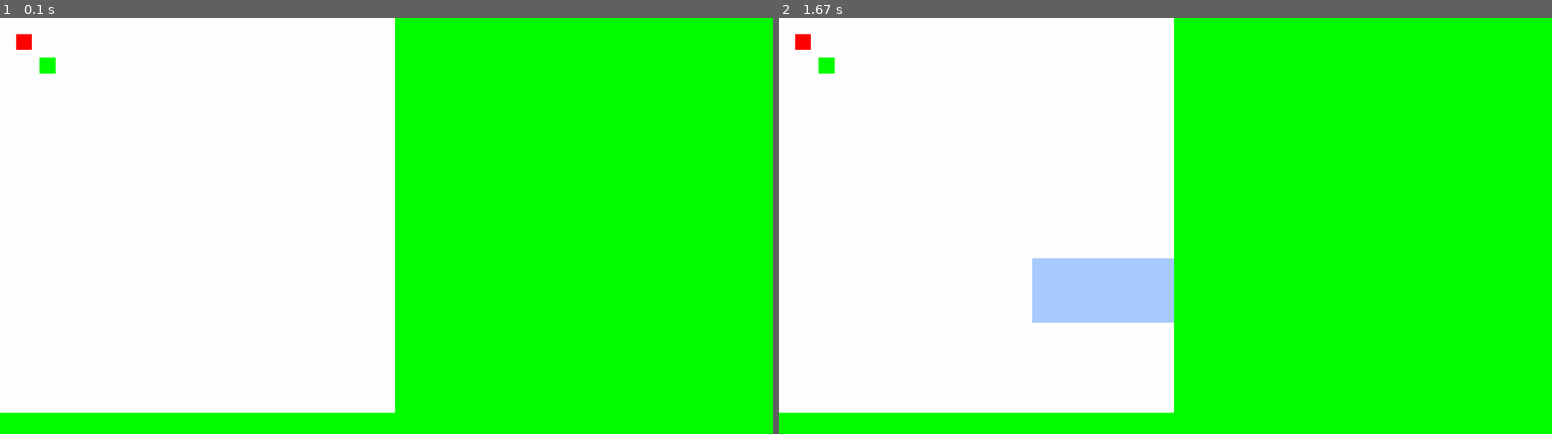
Above: before the commit, frames 1-2 (left to right).
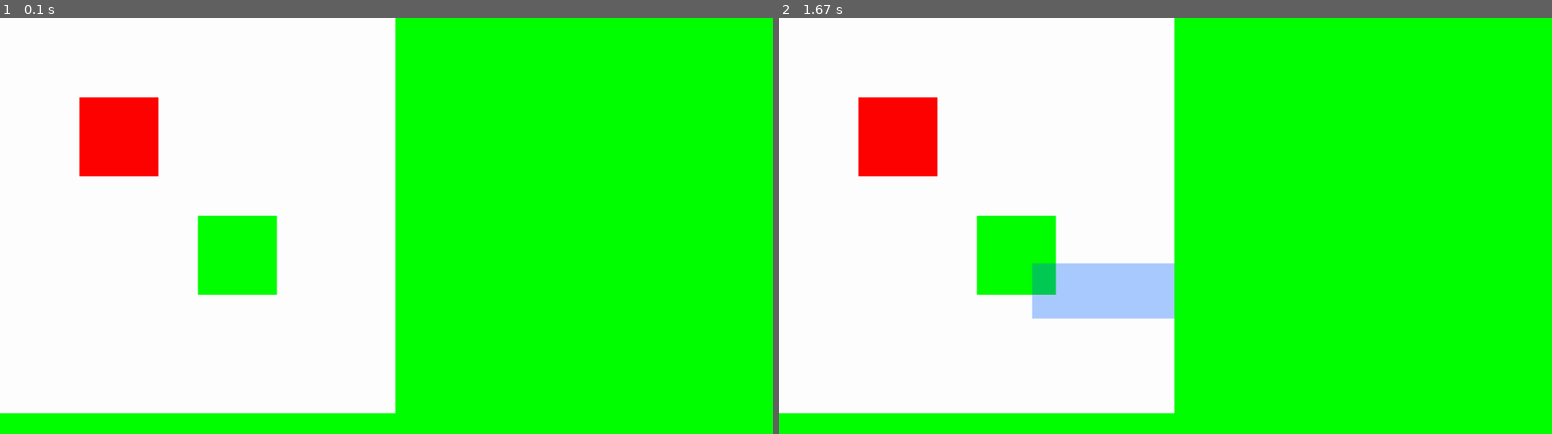
Above: after the commit, the same moments.

Repository: SimonXVB/Pixit
Game: pygame game, started from main.py
The game is run twice, just before and just after one commit, with the same random seed, the same clock (stepped at 60 frames per second) and the same inputs.
Inputs (mouse positions are in pixels of both pictures, inside the frame that each line leads up to):
- Up to frame 1 (0.1 s): no input
- Up to frame 2 (1.67 s): press the mouse at (1034, 325) at 0.37 s; move the mouse to (1157, 288) at 0.47 s; release the mouse at (1273, 259) at 0.6 s

The runs differ from the first frame. In frame 1, 4.4% of the frame differs, in the area x 0-52%, y 0-96%; in frame 2, 4.9%.

Commit message:
implemented pasting

Diff:
--- a/Classes/draw.py
+++ b/Classes/draw.py
@@ -3,26 +3,24 @@
 from typing import TYPE_CHECKING
 
 if TYPE_CHECKING:
-    import main
     import canvas
 
 class Draw:
-    def __init__(self, canvas: "canvas.Canvas", main: "main.Main") -> None:
-        self.main = main
+    def __init__(self, canvas: "canvas.Canvas") -> None:
         self.canvas = canvas
 
     def get_pixel_coords(self, event) -> dict[str, int] | None:
-        GRID_X = floor((event.pos[0] - self.canvas.offset_x) / self.main.scale)
-        GRID_Y = floor((event.pos[1] - self.canvas.offset_y) / self.main.scale)
+        GRID_X = floor((event.pos[0] - self.canvas.offset_x) / self.canvas.scale)
+        GRID_Y = floor((event.pos[1] - self.canvas.offset_y) / self.canvas.scale)
 
-        if GRID_X < 0 or GRID_X > self.main.canvas_width: return
-        if GRID_Y < 0 or GRID_Y > self.main.canvas_height: return
+        if GRID_X < 0 or GRID_X > self.canvas.canvas_width: return
+        if GRID_Y < 0 or GRID_Y > self.canvas.canvas_height: return
 
-        start_x: int = floor(GRID_X - floor(self.main.pixel_size / 2))
-        start_y: int = floor(GRID_Y - floor(self.main.pixel_size / 2))
+        start_x: int = floor(GRID_X - floor(self.canvas.pixel_size / 2))
+        start_y: int = floor(GRID_Y - floor(self.canvas.pixel_size / 2))
 
-        end_x: int = start_x + self.main.pixel_size
-        end_y: int = start_y + self.main.pixel_size
+        end_x: int = start_x + self.canvas.pixel_size
+        end_y: int = start_y + self.canvas.pixel_size
 
         if start_x < 0:
             start_x = 0
@@ -30,11 +28,11 @@
         if start_y < 0:
             start_y = 0
 
-        if end_x > self.main.canvas_width:
-            end_x = self.main.canvas_width
+        if end_x > self.canvas.canvas_width:
+            end_x = self.canvas.canvas_width
 
-        if end_y > self.main.canvas_height:
-            end_y = self.main.canvas_height
+        if end_y > self.canvas.canvas_height:
+            end_y = self.canvas.canvas_height
 
         width: int = end_x - start_x
         height: int = end_y - start_y
--- /dev/null
+++ b/Classes/pasteBox.py
@@ -0,0 +1,64 @@
+import pygame
+from math import floor
+from typing import TYPE_CHECKING
+
+if TYPE_CHECKING:
+    import canvas
+
+class PasteBox:
+    def __init__(self, canvas: "canvas.Canvas") -> None:
+        self.canvas = canvas
+
+        assert self.canvas.copied_area is not None
+        self.copied_area = self.canvas.copied_area
+        self.scaled_area = pygame.transform.scale(self.copied_area, (self.copied_area.get_width() * self.canvas.scale, self.copied_area.get_height() * self.canvas.scale))
+
+        self.grid_x = floor((pygame.mouse.get_pos()[0] - self.canvas.offset_x) / self.canvas.scale) - floor(self.copied_area.get_width() / 2)
+        self.grid_y = floor((pygame.mouse.get_pos()[1] - self.canvas.offset_y) / self.canvas.scale) - floor(self.copied_area.get_width() / 2)
+
+        self.is_moving = False
+        self.is_scaling = False
+
+        self.update()
+
+    def update(self):
+        self.canvas.top_layer.fill((0, 0, 0, 0))
+
+        canvas_x = (self.grid_x * self.canvas.scale) + self.canvas.offset_x
+        canvas_y = (self.grid_y * self.canvas.scale) + self.canvas.offset_y
+
+        self.scaled_area = pygame.transform.scale(self.copied_area, (self.copied_area.get_width() * self.canvas.scale, self.copied_area.get_height() * self.canvas.scale))
+
+        self.canvas.top_layer.blit(self.scaled_area, (canvas_x, canvas_y))
+        pygame.draw.rect(self.canvas.top_layer, "blue", (canvas_x, canvas_y, self.scaled_area.get_width(), self.scaled_area.get_height()), 1)
+
+    def collision(self):
+        canvas_x = (self.grid_x * self.canvas.scale) + self.canvas.offset_x
+        canvas_y = (self.grid_y * self.canvas.scale) + self.canvas.offset_y
+        rect = self.scaled_area.get_rect(topleft = (canvas_x, canvas_y))
+
+        return rect.collidepoint(pygame.mouse.get_pos())
+
+    def begin_move(self):
+        self.is_moving = True
+
+    def move(self):
+        x = floor((pygame.mouse.get_pos()[0] - self.canvas.offset_x) / self.canvas.scale) - floor(self.copied_area.get_width() / 2)
+        y = floor((pygame.mouse.get_pos()[1] - self.canvas.offset_y) / self.canvas.scale) - floor(self.copied_area.get_height() / 2)
+
+        self.grid_x = x
+        self.grid_y = y
+
+        self.update()
+        self.canvas.render_canvas()
+
+    def stop_moving(self):
+        self.is_moving = False
+
+    def commit_paste(self):
+        self.canvas.canvas_surface.blit(self.copied_area, (self.grid_x, self.grid_y))
+
+        self.canvas.top_layer.fill((0, 0, 0, 0))
+        self.canvas.paste_box = None
+
+        self.canvas.render_canvas()
--- a/Classes/select.py
+++ b/Classes/select.py
@@ -1,33 +1,30 @@
 import pygame
 from math import floor, ceil
 from typing import TYPE_CHECKING
+from Classes.pasteBox import PasteBox
 
 if TYPE_CHECKING:
-    import main
     import canvas
 
 class Select:
-    def __init__(self, canvas: "canvas.Canvas", main: "main.Main") -> None:
-        self.main = main
+    def __init__(self, canvas: "canvas.Canvas") -> None:
         self.canvas = canvas
 
         self.start_x = 0
         self.start_y = 0
 
-        self.copied_area_coords = {}
-        self.copied_area = None
-
-        self.paste_box = None
-
     def begin_select(self, event):
         self.start_x = event.pos[0]
         self.start_y = event.pos[1]
 
+        self.canvas.temp_surface.fill((0, 0, 0, 0))
+        self.canvas.render_canvas()
+
     def select(self, event):
-        left = floor((self.start_x - self.canvas.offset_x) / self.main.scale)
-        top = floor((self.start_y - self.canvas.offset_y) / self.main.scale)
-        right = ceil((event.pos[0] - self.canvas.offset_x) / self.main.scale)
-        bottom = ceil((event.pos[1] - self.canvas.offset_y) / self.main.scale)
+        left = floor((self.start_x - self.canvas.offset_x) / self.canvas.scale)
+        top = floor((self.start_y - self.canvas.offset_y) / self.canvas.scale)
+        right = ceil((event.pos[0] - self.canvas.offset_x) / self.canvas.scale)
+        bottom = ceil((event.pos[1] - self.canvas.offset_y) / self.canvas.scale)
 
         if right < left:
             left, right = right, left
@@ -38,16 +35,16 @@
         if left < 0: left = 0
         if top < 0: top = 0
 
-        if right > self.main.canvas_width:
-            right = self.main.canvas_width
+        if right > self.canvas.canvas_width:
+            right = self.canvas.canvas_width
 
-        if bottom > self.main.canvas_height:
-            bottom = self.main.canvas_height
+        if bottom > self.canvas.canvas_height:
+            bottom = self.canvas.canvas_height
 
         width = right - left
         height = bottom - top
 
-        self.copied_area_coords = {
+        self.canvas.copied_area_coords = {
             "left": left,
             "top": top,
             "right": right,
@@ -58,72 +55,16 @@
 
         self.canvas.temp_surface.fill((0, 0, 0, 0))
         pygame.draw.rect(self.canvas.temp_surface, (0, 98, 255, 85), (left, top, width, height))
+
         self.canvas.render_canvas()
 
     def copy(self):
-        self.copied_area = pygame.Surface((self.copied_area_coords["width"],
-                                           self.copied_area_coords["height"]))
-
-        self.copied_area.blit(self.canvas.canvas_surface, (0, 0), (self.copied_area_coords["left"],
-                                                                   self.copied_area_coords["top"],
-                                                                   self.copied_area_coords["right"],
-                                                                   self.copied_area_coords["bottom"]))
+        self.canvas.copied_area = pygame.Surface((self.canvas.copied_area_coords["width"], self.canvas.copied_area_coords["height"]))
+        self.canvas.copied_area.blit(self.canvas.canvas_surface, (0, 0), (self.canvas.copied_area_coords["left"],
+                                                                          self.canvas.copied_area_coords["top"],
+                                                                          self.canvas.copied_area_coords["right"],
+                                                                          self.canvas.copied_area_coords["bottom"]))
 
     def paste(self):
-        self.paste_box = PasteBox(self, self.canvas, self.main, self.copied_area)
+        self.canvas.paste_box = PasteBox(self.canvas)
         self.canvas.render_canvas()
-
-class PasteBox:
-    def __init__(self, select: "Select", canvas: "canvas.Canvas", main: "main.Main", copied_area) -> None:
-        self.select = select
-        self.canvas = canvas
-        self.main = main
-
-        self.copied_area = copied_area
-        self.scaled_area = pygame.transform.scale(self.copied_area, (self.copied_area.get_width() * self.main.scale, self.copied_area.get_height() * self.main.scale))
-        self.prev_scale = self.main.scale
-
-        # position without offset/scaling
-        self.pos_x = self.canvas.offset_x - pygame.mouse.get_pos()[0]
-        self.pos_y = self.canvas.offset_y - pygame.mouse.get_pos()[1]
-
-        # position with offset/scaling
-        self.canvas_x = 0
-        self.canvas_y = 0
-
-        self.start_x = 0
-        self.start_y = 0
-
-        self.update()
-
-    def update(self):
-        self.canvas.top_layer.fill((0, 0, 0, 0))
-
-        self.canvas_x = self.canvas.offset_x - (self.pos_x * (self.main.scale / self.prev_scale))
-        self.canvas_y = self.canvas.offset_y - (self.pos_y * (self.main.scale / self.prev_scale))
-
-        self.scaled_area = pygame.transform.scale(self.copied_area, (self.copied_area.get_width() * self.main.scale, self.copied_area.get_height() * self.main.scale))
-
-
-        self.canvas.top_layer.blit(self.scaled_area, (self.canvas_x, self.canvas_y))
-        pygame.draw.rect(self.canvas.top_layer, "green", (self.canvas_x, self.canvas_y, self.scaled_area.get_width(), self.scaled_area.get_height()), 1)
-
-    def check_mouse_collision(self):
-        rect = self.scaled_area.get_rect(topleft = (self.canvas_x, self.canvas_y))
-        return rect.collidepoint(pygame.mouse.get_pos())
-
-    def begin_move(self):
-        self.start_x = pygame.mouse.get_pos()[0]
-        self.start_y = pygame.mouse.get_pos()[1]
-
-    def move(self):
-        x = (self.start_x - pygame.mouse.get_pos()[0]) * (self.prev_scale / self.main.scale)
-        y = (self.start_y - pygame.mouse.get_pos()[1]) * (self.prev_scale / self.main.scale)
-
-        self.start_x = pygame.mouse.get_pos()[0]
-        self.start_y = pygame.mouse.get_pos()[1]
-
-        self.pos_x += x
-        self.pos_y += y
-
-        self.update()
--- a/Classes/zoomPan.py
+++ b/Classes/zoomPan.py
@@ -3,17 +3,18 @@
 from typing import TYPE_CHECKING
 
 if TYPE_CHECKING:
-    import main
     import canvas
 
 class ZoomPan:
-    def __init__(self, canvas: "canvas.Canvas", main: "main.Main") -> None:
-        self.main = main
+    def __init__(self, canvas: "canvas.Canvas") -> None:
         self.canvas = canvas
 
+        self.start_x = 0
+        self.start_y = 0
+
     def set_offset(self, x: int, y: int):
-        canvas_width = self.main.canvas_width * self.main.scale
-        canvas_height = self.main.canvas_height * self.main.scale
+        canvas_width = self.canvas.canvas_width * self.canvas.scale
+        canvas_height = self.canvas.canvas_height * self.canvas.scale
 
         screen_width = self.canvas.base_layer.get_width()
         screen_height = self.canvas.base_layer.get_height()
@@ -49,20 +50,18 @@
                 self.canvas.offset_y = int(screen_height / 2)
 
     def zoom(self, event):
-        PREV_SCALE = self.main.scale
-        SCALE_INTERVAL = self.main.baseline_scale * 0.05
+        PREV_SCALE = self.canvas.scale
+        SCALE_INTERVAL = self.canvas.baseline_scale * 0.05
 
-        if event.y == 1 and self.main.scale <= self.main.baseline_scale * 10:
-            self.main.scale = self.main.scale + SCALE_INTERVAL
-        elif event.y == -1 and self.main.scale > self.main.baseline_scale * 0.1:
-            self.main.scale = self.main.scale - SCALE_INTERVAL
+        if event.y == 1 and self.canvas.scale <= self.canvas.baseline_scale * 10:
+            self.canvas.scale = self.canvas.scale + SCALE_INTERVAL
+        elif event.y == -1 and self.canvas.scale > self.canvas.baseline_scale * 0.1:
+            self.canvas.scale = self.canvas.scale - SCALE_INTERVAL
         else:
             return
 
-        SCALE = self.main.scale
-
-        x = floor(pygame.mouse.get_pos()[0] - (pygame.mouse.get_pos()[0] - self.canvas.offset_x) * (SCALE / PREV_SCALE))
-        y = floor(pygame.mouse.get_pos()[1] - (pygame.mouse.get_pos()[1] - self.canvas.offset_y) * (SCALE / PREV_SCALE))
+        x = floor(pygame.mouse.get_pos()[0] - (pygame.mouse.get_pos()[0] - self.canvas.offset_x) * (self.canvas.scale / PREV_SCALE))
+        y = floor(pygame.mouse.get_pos()[1] - (pygame.mouse.get_pos()[1] - self.canvas.offset_y) * (self.canvas.scale / PREV_SCALE))
 
         self.set_offset(x, y)
         self.canvas.render_canvas()
--- a/canvas.py
+++ b/canvas.py
@@ -1,13 +1,15 @@
-from re import S
 import pygame
 import time
+
 from typing import TYPE_CHECKING
 from math import ceil, floor
+
 from Classes.select import Select
 from Classes.zoomPan import ZoomPan
 from Classes.draw import Draw
 
 if TYPE_CHECKING:
+    from Classes.pasteBox import PasteBox
     from main import Main
 
 def ex_time(func):
@@ -24,30 +26,37 @@
     return ceil(n)
 
 class Canvas:
-    def __init__(self, main: "Main", window: pygame.Surface) -> None:
+    def __init__(self, main: "Main") -> None:
         self.main = main
-        self.window = window
+
+        self.pixel_size: int = 5
+        self.canvas_width: int = 50
+        self.canvas_height: int = 50
+
+        self.draw = Draw(self)
+        self.zoom_pan = ZoomPan(self)
+        self.select = Select(self)
 
         self.base_layer = pygame.Surface(pygame.display.get_surface().get_size())
         self.top_layer = pygame.Surface(pygame.display.get_surface().get_size(), flags=pygame.SRCALPHA)
         self.top_layer.fill((0, 0, 0, 0))
 
-        self.draw = Draw(self, main)
-        self.zoom_pan = ZoomPan(self, main)
-        self.select = Select(self, main)
-
-        self.main.scale = (self.base_layer.get_height() / self.main.canvas_height) * 0.95
-        self.main.baseline_scale = self.main.scale
+        self.scale = (self.base_layer.get_height() / self.canvas_height) * 0.95
+        self.baseline_scale = self.scale
 
         self.offset_x = 0
         self.offset_y = 0
 
-        self.canvas_surface = pygame.Surface((self.main.canvas_width, self.main.canvas_height))
+        self.copied_area_coords = {}
+        self.copied_area: "pygame.Surface | None" = None
+        self.paste_box: "PasteBox | None" = None
+
+        self.canvas_surface = pygame.Surface((self.canvas_width, self.canvas_height))
         self.canvas_surface.fill("white")
         pygame.draw.rect(self.canvas_surface, "red", (10, 10, 10, 10))
         pygame.draw.rect(self.canvas_surface, "green", (25, 25, 10, 10))
 
-        self.temp_surface = pygame.Surface((self.main.canvas_width, self.main.canvas_height), flags=pygame.SRCALPHA)
+        self.temp_surface = pygame.Surface((self.canvas_width, self.canvas_height), flags=pygame.SRCALPHA)
         self.temp_surface.fill((0, 0, 0, 0))
 
         self.render_canvas()
@@ -60,17 +69,17 @@
                 self.mouse_down(event)
             elif event.type == pygame.MOUSEMOTION:
                 self.mouse_motion(event)
+            elif event.type == pygame.MOUSEBUTTONUP:
+                self.mouse_up()
             elif event.type == pygame.KEYDOWN:
                 self.key_down(event)
 
     def mouse_down(self, event):
         if event.button == 1:
-            if self.select.paste_box and self.select.paste_box.check_mouse_collision():
-                self.select.paste_box.begin_move()
-            else:
-                self.temp_surface.fill((0, 0, 0, 0))
-                self.render_canvas()
-                self.select.begin_select(event)
+                if self.paste_box and self.paste_box.collision():
+                    self.paste_box.begin_move()
+                else:
+                    self.select.begin_select(event)
             #self.draw.draw(event)
         elif event.button == 2:
             self.temp_surface.fill((0, 0, 0, 0))
@@ -81,9 +90,8 @@
 
     def mouse_motion(self, event):
         if event.buttons == (1, 0, 0):
-            if self.select.paste_box and self.select.paste_box.check_mouse_collision():
-                self.select.paste_box.move()
-                self.render_canvas()
+            if self.paste_box and self.paste_box.is_moving:
+                self.paste_box.move()
             else:
                 self.select.select(event)
             # self.draw.cursor(event)
@@ -97,66 +105,70 @@
             pass
             #self.cursor(event)
 
-        if self.select.paste_box:
-            self.select.paste_box.check_mouse_collision()
+    def mouse_up(self):
+        if self.paste_box:
+            self.paste_box.stop_moving()
 
     def key_down(self, event):
         if event.key == pygame.K_c and pygame.key.get_mods() & pygame.KMOD_CTRL:
             self.select.copy()
         elif event.key == pygame.K_v and pygame.key.get_mods() & pygame.KMOD_CTRL:
             self.select.paste()
+        elif event.key == pygame.K_RETURN:
+            if self.paste_box:
+                self.paste_box.commit_paste()
 
     def render_canvas(self):
-        pixel_offset_x = ((((self.offset_x * -1) / self.main.scale) - floor((self.offset_x * -1) / self.main.scale)) * self.main.scale) * -1
-        pixel_offset_y = ((((self.offset_y * -1) / self.main.scale) - floor((self.offset_y * -1) / self.main.scale)) * self.main.scale) * -1
+        pixel_offset_x = ((((self.offset_x * -1) / self.scale) - floor((self.offset_x * -1) / self.scale)) * self.scale) * -1
+        pixel_offset_y = ((((self.offset_y * -1) / self.scale) - floor((self.offset_y * -1) / self.scale)) * self.scale) * -1
 
         x = self.offset_x if self.offset_x > 0 else pixel_offset_x
         y = self.offset_y if self.offset_y > 0 else pixel_offset_y
 
-        canvas_width = floor(self.main.canvas_width * self.main.scale)
-        canvas_height = floor(self.main.canvas_height * self.main.scale)
+        canvas_width = floor(self.canvas_width * self.scale)
+        canvas_height = floor(self.canvas_height * self.scale)
 
         #calculate cropping region of the original image
         crop_left = 0
         crop_top = 0
-        crop_right = self.main.canvas_width
-        crop_bottom = self.main.canvas_height
+        crop_right = self.canvas_width
+        crop_bottom = self.canvas_height
 
         if self.offset_x < 0:
-            crop_left = floor((self.offset_x * -1) / self.main.scale)
+            crop_left = floor((self.offset_x * -1) / self.scale)
 
         if self.offset_y < 0:
-            crop_top = floor((self.offset_y * -1) / self.main.scale)
+            crop_top = floor((self.offset_y * -1) / self.scale)
 
         if canvas_width + self.offset_x > self.base_layer.get_width():
-            crop_right = floor((canvas_width - ((canvas_width + self.offset_x) - self.base_layer.get_width())) / self.main.scale)
+            crop_right = floor((canvas_width - ((canvas_width + self.offset_x) - self.base_layer.get_width())) / self.scale)
 
         if canvas_height + self.offset_y > self.base_layer.get_height():
-            crop_bottom = floor((canvas_height - ((canvas_height + self.offset_y) - self.base_layer.get_height())) / self.main.scale)
+            crop_bottom = floor((canvas_height - ((canvas_height + self.offset_y) - self.base_layer.get_height())) / self.scale)
 
         #calculate width of the cropped image (so the right/bottom side of the canvas doesn't get cut off when panning)
         width = (crop_right - crop_left) + 1
         height = (crop_bottom - crop_top) + 1
 
-        if (crop_right - crop_left == self.main.canvas_width and canvas_width + self.offset_x < self.base_layer.get_width()) or canvas_width + self.offset_x < self.base_layer.get_width():
+        if (crop_right - crop_left == self.canvas_width and canvas_width + self.offset_x < self.base_layer.get_width()) or canvas_width + self.offset_x < self.base_layer.get_width():
             width = crop_right - crop_left
 
-        if (crop_bottom - crop_top == self.main.canvas_height and canvas_height + self.offset_y < self.base_layer.get_height()) or canvas_height + self.offset_y < self.base_layer.get_height():
+        if (crop_bottom - crop_top == self.canvas_height and canvas_height + self.offset_y < self.base_layer.get_height()) or canvas_height + self.offset_y < self.base_layer.get_height():
             height = crop_bottom - crop_top
 
         #crop, scale and render to screen
-        combined_surface = pygame.Surface((self.main.canvas_width, self.main.canvas_height))
+        combined_surface = pygame.Surface((self.canvas_width, self.canvas_height))
         combined_surface.blit(self.canvas_surface, (0, 0))
         combined_surface.blit(self.temp_surface, (0, 0))
 
         cropped_surface = pygame.Surface((width, height))
         cropped_surface.blit(combined_surface, (0, 0), (crop_left, crop_top, crop_right + 1, crop_bottom + 1))
-        scaled_surface = pygame.transform.scale(cropped_surface, (width * self.main.scale, height * self.main.scale))
+        scaled_surface = pygame.transform.scale(cropped_surface, (width * self.scale, height * self.scale))
 
-        if self.select.paste_box:
-            self.select.paste_box.update()
+        if self.paste_box:
+            self.paste_box.update()
 
         self.base_layer.fill("green")
         self.base_layer.blit(scaled_surface, (x, y))
         self.base_layer.blit(self.top_layer, (0, 0))
-        self.window.blit(self.base_layer, (0, 0))
+        self.main.window.blit(self.base_layer, (0, 0))
--- a/main.py
+++ b/main.py
@@ -7,17 +7,10 @@
         pygame.init()
         pygame.display.set_caption("Pixit")
 
-        #app data
-        self.pixel_size: int = 5
-        self.scale: float = 1
-        self.baseline_scale: float = self.scale
-        self.canvas_width: int = 250
-        self.canvas_height: int = 250
-
         #init
         self.window = pygame.display.set_mode((1820, 980), vsync=1)
+        self.canvas = Canvas(main=self)
         self.clock = pygame.time.Clock()
-        self.canvas = Canvas(main=self, window=self.window)
 
         #starts the event loop
         self.event_loop()
